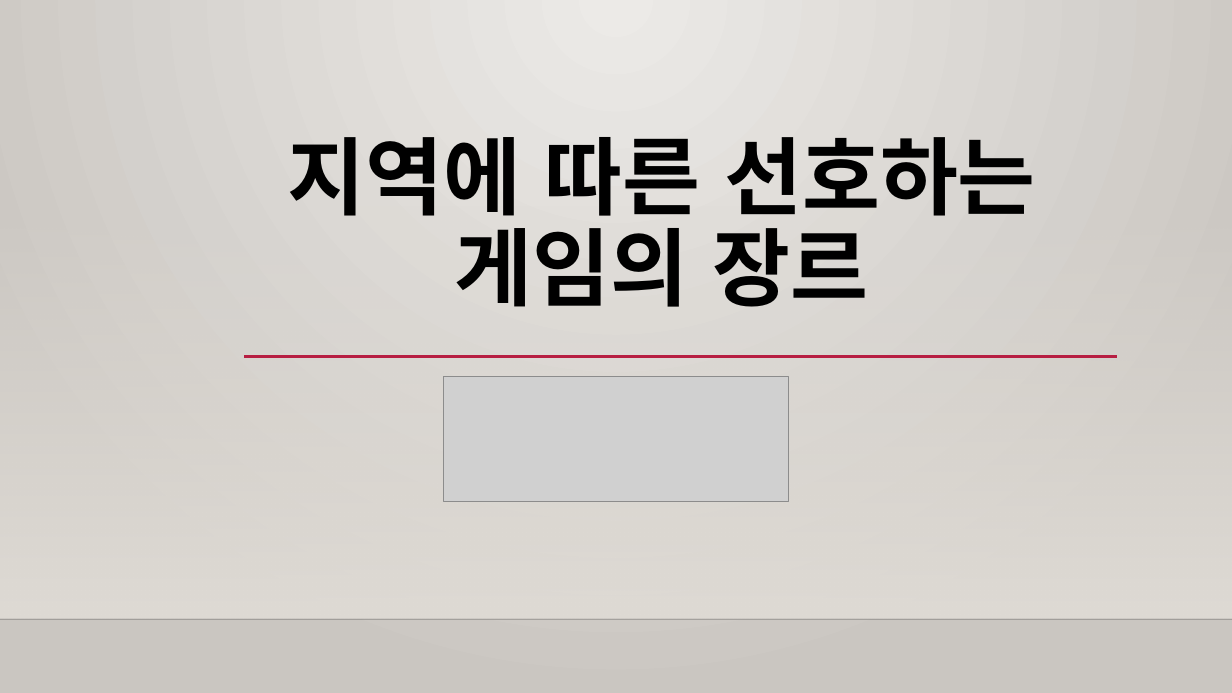
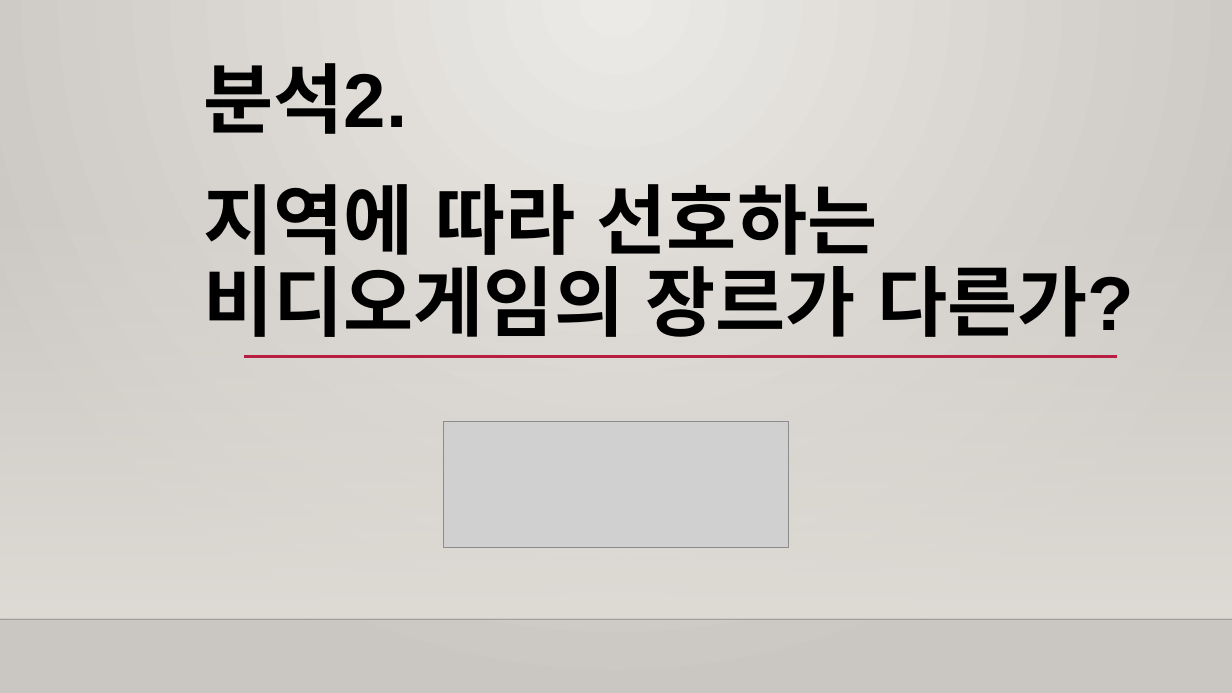
Before and after one commit to leeyeonjun85/AIB_Section_1_Project, a slide deck: slide 13 of Video Game Trend.pptx (slide 25 before the commit). Drawn at 1232x693 pixels with LibreOffice and Linux fonts; fonts in the diff are those of the drawing; grey boxes stand for pictures; background and template pictures are left out. Boxes give left, top, right and bottom in pixels: in the first picture for what was removed or moved away, otherwise in the second. Text is boxed around its words. In the diff, an @@ line names an element or a change of style, - is before the commit and + after.

```diff
--- a/Video Game Trend.pptx
+++ b/Video Game Trend.pptx
@@ title at [203, 63, 1134, 337]: text changed; size 66 to 59.4 pt @@
-지역에 따른 선호하는 게임의 장르
+분석2.
+지역에 따라 선호하는 비디오게임의 장르가 다른가?
@@ picture: place and size @@
-picture at [443, 376, 788, 502]
+picture at [443, 421, 788, 547]
```
Also in this commit, not shown: 20 other slides changed, 8 slides added, 24 slides removed, 54 other files.
